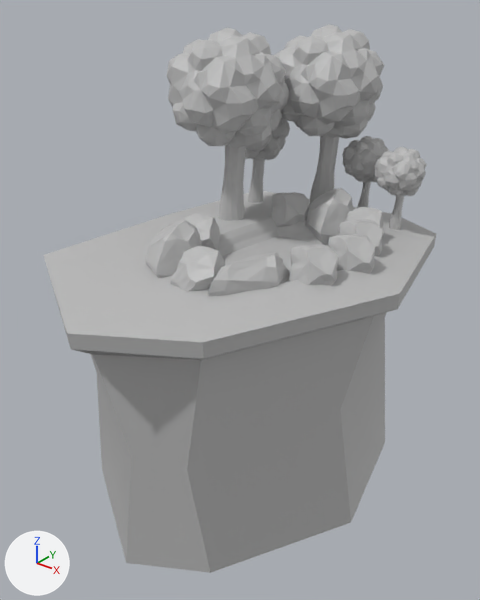
One commit to the FBX model Assets/Assets3D/ENV/Terrazze_divise/terrazza laghetto.fbx: the scene before it, then after it.
Rendered twice from a 50 mm lens placed at (20.4, -16.0, 27.4), pointed at (0.4, 8.9, 11.9). Lighting does not change. The marker at lower left points along +X, +Y and +Z. Where no turn or scale is listed for an object, it has been applied to the vertices.

Script lines for the objects in view, before the commit:
```python
me_mesh = bpy.data.meshes.new('Mesh')
me_mesh.from_pydata(...)  # 74 vertices, 71 faces; spans x -8.0..9.1, y -1.7..20.5, z 0.0..15.3
me_mesh.materials.append(mat_lambert6)  # grey #bcbcbc
me_mesh_001 = bpy.data.meshes.new('Mesh.001')
me_mesh_001.from_pydata(...)  # 2530 vertices, 4920 faces; spans x -5.9..7.3, y 3.4..20.3, z 13.7..25.1
me_mesh_001.materials.append(mat_lambert6)  # grey #bcbcbc
ob_alberi = bpy.data.objects.new('alberi', me_mesh_001)
ob_alberi.location = (0.0, 0.0, 0.0)
ob_terrazza = bpy.data.objects.new('terrazza', me_mesh)
ob_terrazza.location = (0.0, 0.0, 0.0)
```
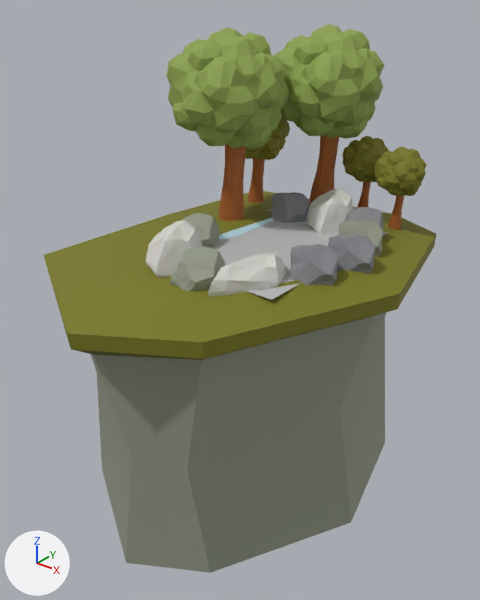
Edits to the bpy script that builds the scene:
```text
Add img_palette_prova_1_jpg:
    img_palette_prova_1_jpg = load_image('palette prova 1.jpg', '../../../Materials/palette_gradient/palette prova 1.jpg', 652, 425, 'sRGB')
Add mat_blinn1:
    mat_blinn1 = principled_material('blinn1')
    mat_blinn1.texture = img_palette_prova_1_jpg
    mat_blinn1.roughness = 0.743
Change me_mesh:
    where me_mesh.from_pydata(...)  # 74 vertices, 71 faces; spans x -8.0..9.1, y -1.7..20.5, z 0.0..15.3
    used by ob_terrazza; location = (0.0, 0.0, 0.0)
    remove me_mesh.materials.append(mat_lambert6)  # grey #bcbcbc
    me_mesh part 1: texture (UV) coordinates of 24 of 71 faces, centred in x -7.1..8.0, y -0.3..19.5, z 13.1..15.0, changed; they spanned u 0.01..0.07, v 0.54..0.65 and now span u 0.89..0.95, v 0.82..0.86
    add me_mesh.materials.append(mat_blinn1)  # picture img_palette_prova_1_jpg
Change me_mesh_001:
    where me_mesh_001.from_pydata(...)  # 2530 vertices, 4920 faces; spans x -5.9..7.3, y 3.4..20.3, z 13.7..25.1
    remove me_mesh_001.materials.append(mat_lambert6)  # grey #bcbcbc
    add me_mesh_001.materials.append(mat_blinn1)  # picture img_palette_prova_1_jpg
Add me_mesh_002:
    me_mesh_002.from_pydata([(-3.68, -5.32, 0.0), (3.68, -5.32, 0.0), (-3.68, 5.32, 0.0), (3.68, 5.32, 0.0)], [], [(0, 1, 3, 2)])
    me_mesh_002.materials.append(mat_lambert6)  # grey #bcbcbc
Add ob_lago:
    ob_lago = bpy.data.objects.new('lago', me_mesh_002)
    ob_lago.location = (1.78, 10.16, 15.01)
```

Boxes [x1, y1, x2, y2] around the edits, measured in the pictures (480 x 600 px):
'terrazza', recoloured, surface changed
    both: [44, 191, 436, 573]
'alberi', recoloured
    both: [146, 24, 427, 296]
'lago', added
    after: [210, 208, 388, 300]
part 1 of me_mesh, surface changed (grey to yellow)
    both: [44, 191, 436, 360]
